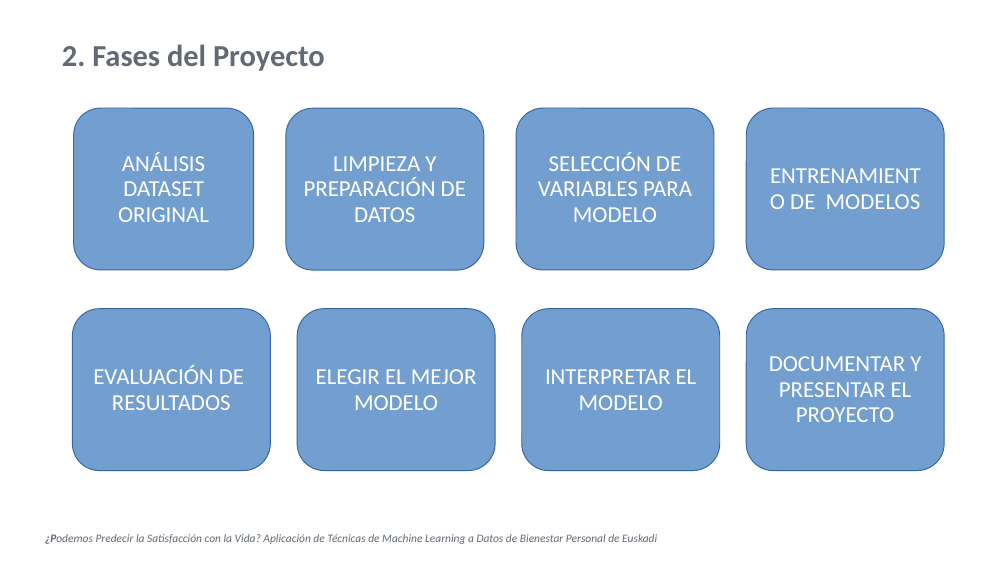
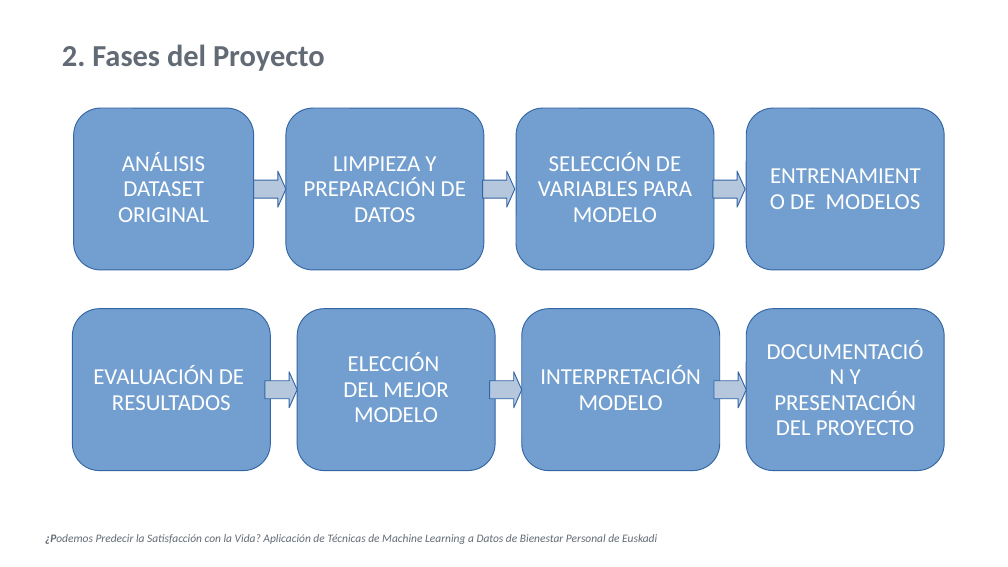
Before and after one commit to Leire2026/Proyecto_Machine_Learning, a slide deck: slide 3 of Proyecto_Final_ML/6_Docs/Presentacion_Tecnica_Proyecto_ML.ppt. Drawn at 1008x567 pixels with LibreOffice and Linux fonts; fonts in the diff are those of the drawing; background and template pictures are left out. Boxes give left, top, right and bottom in pixels: in the first picture for what was removed or moved away, otherwise in the second. Text is boxed around its words. In the diff, an @@ line names an element or a change of style, - is before the commit and + after.

```diff
--- a/Proyecto_Final_ML/6_Docs/Presentacion_Tecnica_Proyecto_ML.ppt
+++ b/Proyecto_Final_ML/6_Docs/Presentacion_Tecnica_Proyecto_ML.ppt
@@ right arrow added at (253, 171, 285, 207), fill #B4C7DC, outline #3465A4 0.74 pt @@
@@ right arrow added at (483, 171, 515, 207), fill #B4C7DC, outline #3465A4 0.74 pt @@
@@ right arrow added at (713, 171, 745, 207), fill #B4C7DC, outline #3465A4 0.74 pt @@
@@ text in rounded rectangle at (343, 352, 448, 422): text changed @@
-ELEGIR EL MEJOR MODELO
+ELECCIÓN
+DEL MEJOR MODELO
@@ right arrow added at (265, 372, 297, 408), fill #B4C7DC, outline #3465A4 0.74 pt @@
@@ right arrow added at (489, 372, 521, 408), fill #B4C7DC, outline #3465A4 0.74 pt @@
@@ text in rounded rectangle at (540, 365, 701, 410): text changed @@
-INTERPRETAR EL MODELO
+INTERPRETACIÓN MODELO
@@ right arrow added at (714, 372, 746, 408), fill #B4C7DC, outline #3465A4 0.74 pt @@
@@ text in rounded rectangle at (774, 369, 916, 435): text changed @@
-DOCUMENTAR Y PRESENTAR EL PROYECTO
+DOCUMENTACIÓN Y PRESENTACIÓN DEL PROYECTO
```
Also in this commit, not shown: 5 other slides changed, 8 slides added, 4 other files.
